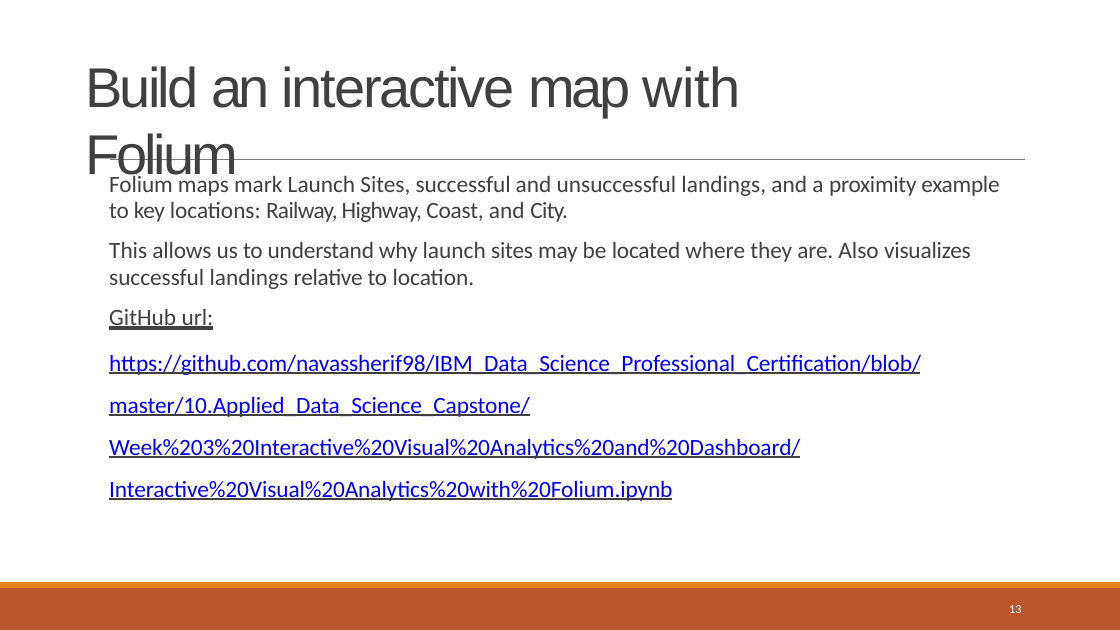
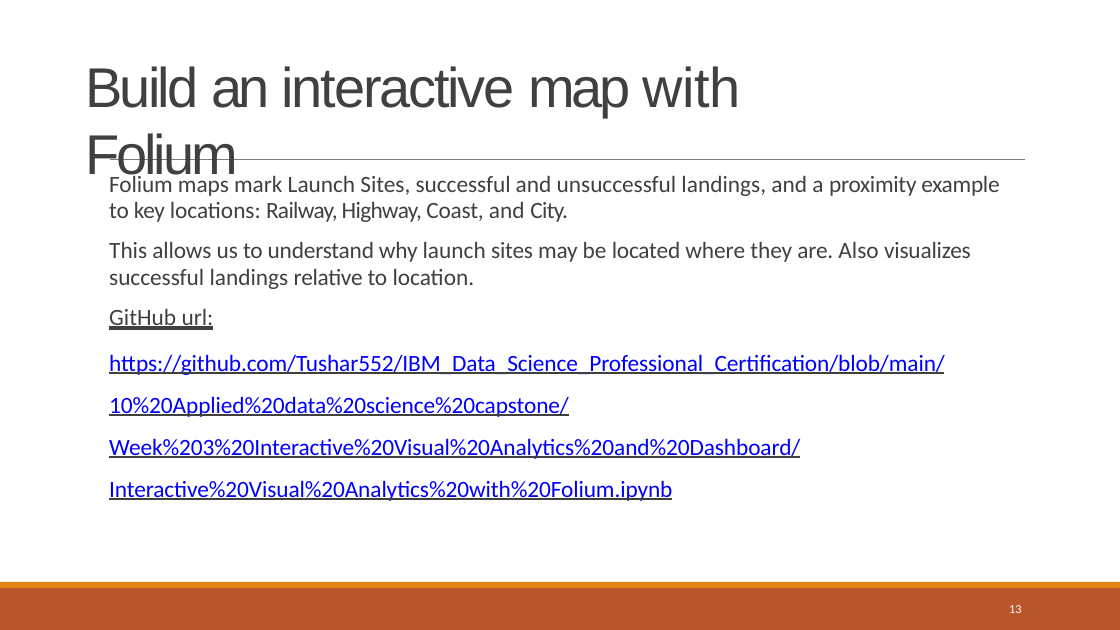
Before and after one commit to Tushar552/IBM_Data_Science_Professional_Certification, a slide deck: slide 13 of 10 Applied data science capstone/Week 5 Present Your Data-Driven Insights/Data Science Journey.pptx. Drawn at 1120x630 pixels with LibreOffice and Linux fonts; fonts in the diff are those of the drawing. Boxes give left, top, right and bottom in pixels: in the first picture for what was removed or moved away, otherwise in the second. Text is boxed around its words. In the diff, an @@ line names an element or a change of style, - is before the commit and + after.

```diff
--- a/10 Applied data science capstone/Week 5 Present Your Data-Driven Insights/Data Science Journey.pptx
+++ b/10 Applied data science capstone/Week 5 Present Your Data-Driven Insights/Data Science Journey.pptx
@@ text at bbox=[109, 354, 945, 501]: text changed @@
-https://github.com/navassherif98/IBM_Data_Science_Professional_Certification/blob/master/10.Applied_Data_Science_Capstone/Week%203%20Interactive%20Visual%20Analytics%20and%20Dashboard/Interactive%20Visual%20Analytics%20with%20Folium.ipynb
+https://github.com/Tushar552/IBM_Data_Science_Professional_Certification/blob/main/10%20Applied%20data%20science%20capstone/Week%203%20Interactive%20Visual%20Analytics%20and%20Dashboard/Interactive%20Visual%20Analytics%20with%20Folium.ipynb
```
Also in this commit, not shown: 9 other slides changed.
